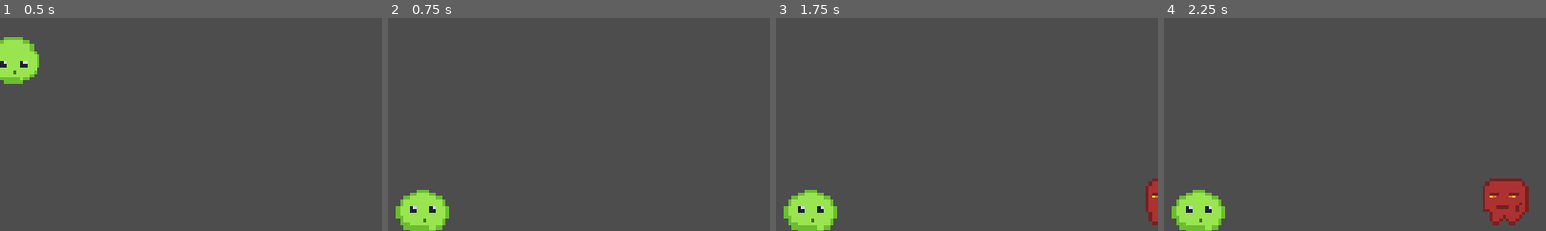
Above: before the commit, frames 1-4 (left to right).
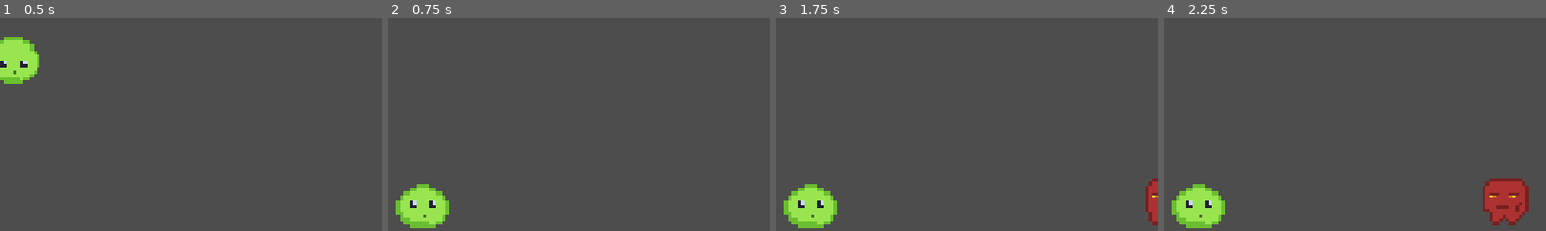
Above: after the commit, the same moments.

Repository: gnampfkuchen-oss/King-of-Blob
Game: Godot game, scene res://Scenes/main.tscn
The game is run twice, just before and just after one commit, with the same random seed, the same clock (stepped at 60 frames per second) and the same inputs.
Inputs:
- Up to frame 1 (0.5 s): no input
- Up to frame 2 (0.75 s): hold Right (right) from 0.53 s (still down)
- Up to frame 3 (1.75 s): keep holding Right (right); tap Enter at 1.25 s
- Up to frame 4 (2.25 s): release Right (right) at 2.03 s; hold Left (left) from 2.03 s (still down)
The pictures show only the part of the screen within x 48-98%, y 50-100%; the shares and areas given below are measured in that part.

Frame 1 is identical in both runs. In frame 2, 1.2% of the frame differs, in the area x 2-16%, y 78-100%; in frame 3, 1.2%; in frame 4, 1.2%.

Commit message:
Update main.tscn

Diff:
--- a/new-game-project/Scenes/main.tscn
+++ b/new-game-project/Scenes/main.tscn
@@ -18,6 +18,7 @@
 
 [node name="ground" type="CollisionShape2D" parent="Arena" unique_id=302052746]
 position = Vector2(566, 681)
+scale = Vector2(59.207085, -1.9795862)
 shape = SubResource("RectangleShape2D_23856")
 
 [node name="Spawner L" type="Node2D" parent="." unique_id=1427597293]
